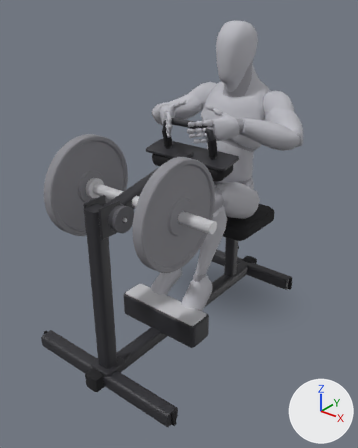
The glTF model app/src/main/assets/mannequins/seated_calf_raise.glb: old version first, new version second.
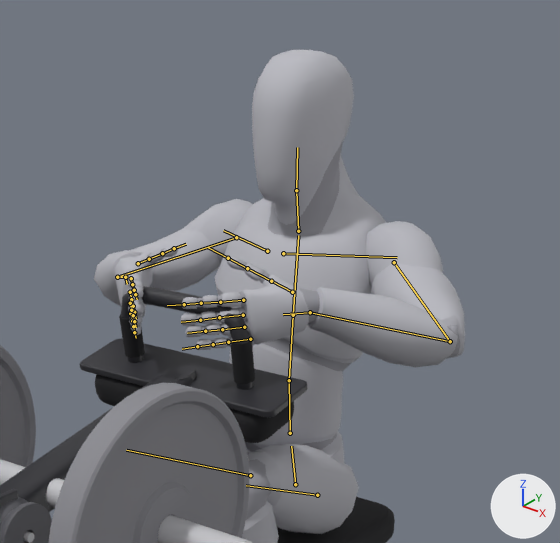
Each version appears first whole from a 50 mm camera at (1.34, -2.112, 1.618) aimed at (-0.005, -0.431, 0.576), and next in a close-up on the part from 32% to 96% of the width and 0% to 50% of the height. Every picture has the same lights, and +X, +Y and +Z are marked at lower right. The first two pictures are the older version. Both versions are drawn at frame 0 of the action 'lowering'; the numbers are the values there. The bones that change, and the others that lie on the model, are drawn over the model as lines in the close-ups.

Objects in the first close-up: 'body', 'body_1', 'calf_raise_0', 'calf_raise_19', 'calf_raise_23', 'calf_raise_26', 'calf_raise_27', 'calf_raise_28', 'calf_raise_29', 'calf_raise_34', 'calf_raise_35', 'calf_raise_37' and 6 more.
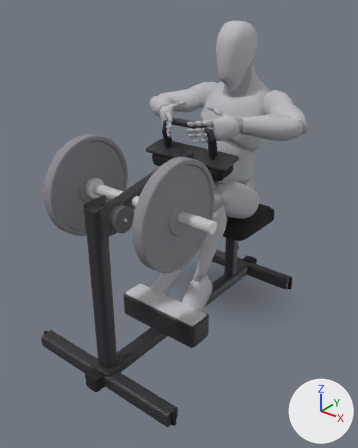
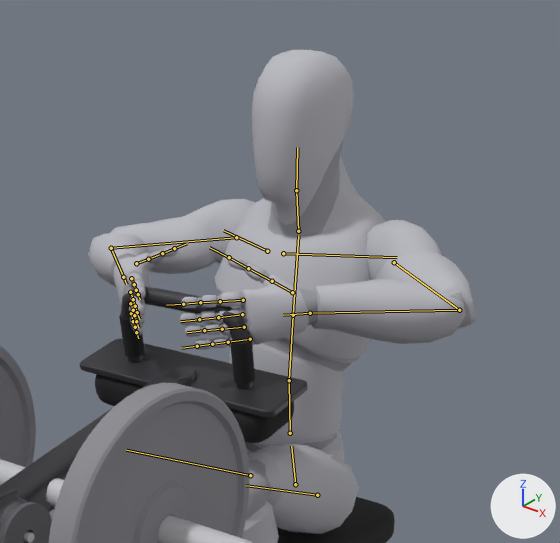
What changed in the scene script:
```text
Change bone_upperarm_l:
    where bone_upperarm_l = bpy.data.objects['Armature'].pose.bones['upperarm_l']  # child of 'clavicle_l'
    bone_upperarm_l.rotation_quaternion: (0.935, 0.303, -0.032, -0.183) -> (0.948, 0.314, 0.022, -0.043)  # degrees (35, 3, -21) -> degrees (37, 4, -4)
Change bone_lowerarm_l:
    where bone_lowerarm_l = bpy.data.objects['Armature'].pose.bones['lowerarm_l']  # child of 'upperarm_l'
    bone_lowerarm_l.rotation_quaternion: (-0.519, -0.611, 0.387, 0.455) -> (-0.483, -0.56, 0.44, 0.51)  # degrees (93, 9, -73) -> degrees (91, 8, -85)
Change bone_hand_l:
    where bone_hand_l = bpy.data.objects['Armature'].pose.bones['hand_l']  # child of 'lowerarm_l'
    bone_hand_l.rotation_quaternion: (0.992, -0.128, -0.001, -0.001) -> (1.0, -0.013, 0.0, -0.002)  # degrees (-15, 0, 0) -> degrees (-1, 0, 0)
Change bone_upperarm_r:
    where bone_upperarm_r = bpy.data.objects['Armature'].pose.bones['upperarm_r']  # child of 'clavicle_r'
    bone_upperarm_r.rotation_quaternion: (0.935, 0.303, 0.032, 0.183) -> (0.948, 0.314, -0.022, 0.043)  # degrees (35, -3, 21) -> degrees (37, -4, 4)
Change bone_lowerarm_r:
    where bone_lowerarm_r = bpy.data.objects['Armature'].pose.bones['lowerarm_r']  # child of 'upperarm_r'
    bone_lowerarm_r.rotation_quaternion: (-0.519, -0.611, -0.387, -0.455) -> (-0.483, -0.56, -0.44, -0.51)  # degrees (93, -9, 73) -> degrees (91, -8, 85)
Change bone_hand_r:
    where bone_hand_r = bpy.data.objects['Armature'].pose.bones['hand_r']  # child of 'lowerarm_r'
    bone_hand_r.rotation_quaternion: (-0.992, 0.128, -0.001, -0.001) -> (-1.0, 0.013, 0.0, -0.002)  # degrees (-15, 0, 0) -> degrees (-1, 0, 0)
```

Changed parts and their boxes [x1, y1, x2, y2] in the close-ups (560 x 543 px):
'body', posed
    before: [94, 50, 465, 543]
    after: [88, 50, 476, 543]
'body_1', posed (9% wider)
    before: [128, 142, 461, 520]
    after: [109, 142, 471, 520]
bone 'upperarm_l', root to tip
    before: (394, 262) to (450, 341)
    after: (394, 262) to (459, 310)
bone 'lowerarm_l', root to tip
    before: (450, 341) to (310, 312)
    after: (459, 310) to (310, 313)
bone 'hand_l', root to tip
    before: (310, 312) to (283, 314)
    after: (310, 313) to (283, 315)
bone 'upperarm_r', root to tip
    before: (236, 237) to (117, 277)
    after: (236, 237) to (111, 248)
bone 'lowerarm_r', root to tip
    before: (117, 277) to (125, 277)
    after: (111, 248) to (123, 277)
bone 'hand_r', root to tip
    before: (125, 277) to (127, 284)
    after: (123, 277) to (126, 284)
